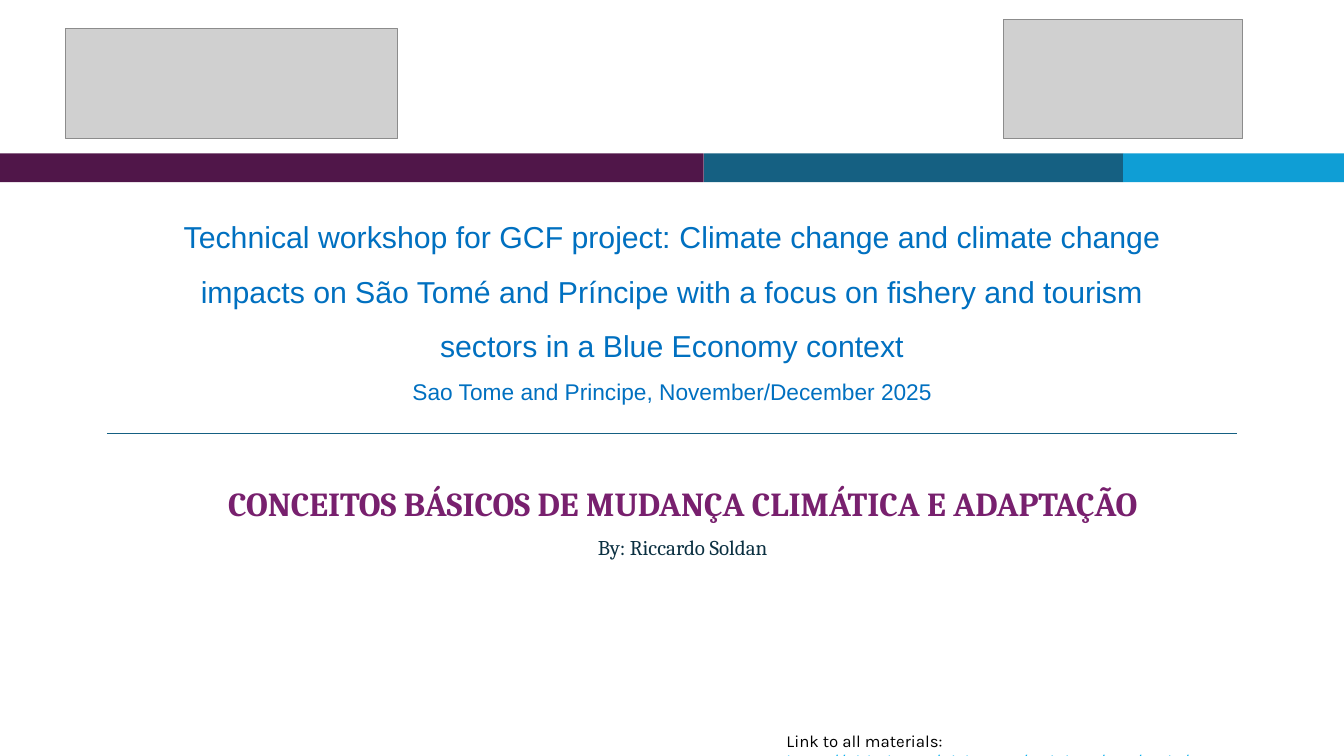
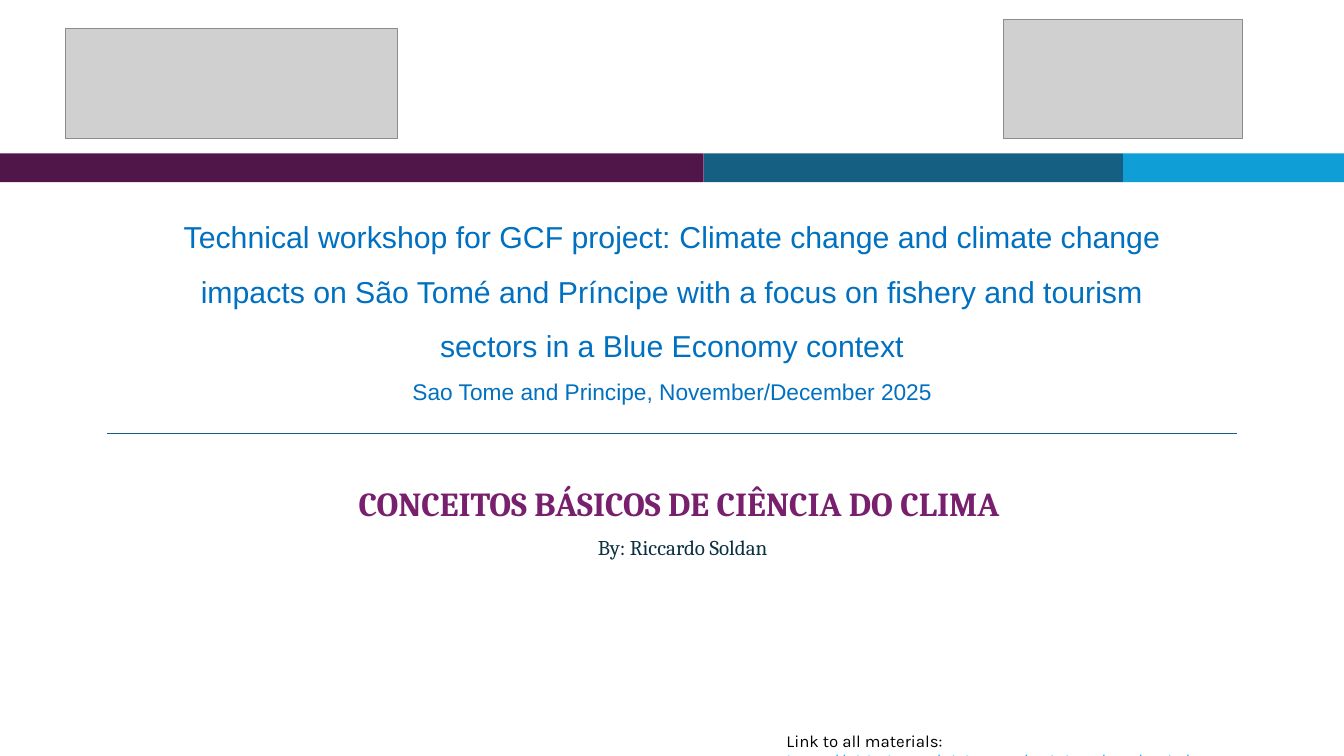
Before and after one commit to Risk-Team/trainings, a slide deck: slide 6 of STP/presentations/GCF and climate change adaptation concepts.pptx. Drawn at 1344x756 pixels with LibreOffice and Linux fonts; fonts in the diff are those of the drawing; grey boxes stand for pictures. Boxes give left, top, right and bottom in pixels: in the first picture for what was removed or moved away, otherwise in the second. Text is boxed around its words. In the diff, an @@ line names an element or a change of style, - is before the commit and + after.

```diff
--- a/STP/presentations/GCF and climate change adaptation concepts.pptx
+++ b/STP/presentations/GCF and climate change adaptation concepts.pptx
@@ subtitle at <box>359,486,999,517</box>: text changed @@
-CONCEITOS BÁSICOS DE MUDANÇA CLIMÁTICA E ADAPTAÇÃO
+CONCEITOS BÁSICOS DE CIÊNCIA DO CLIMA
```
Also in this commit, not shown: 9 slides added.
